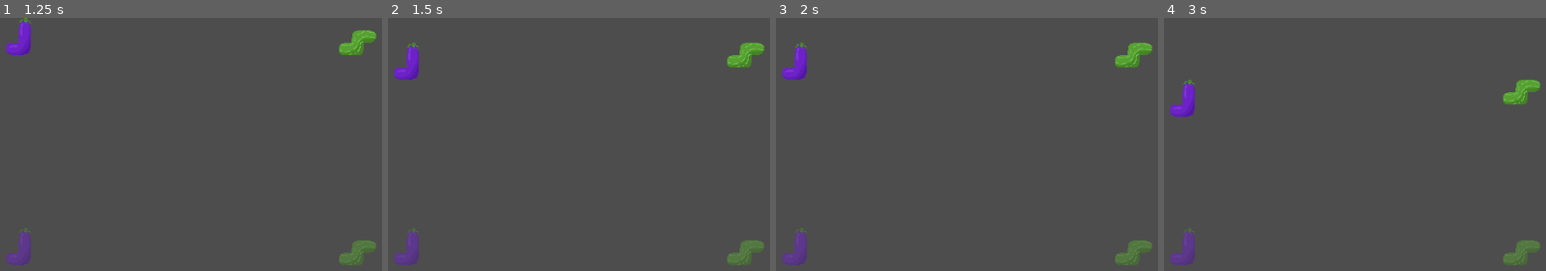
Above: before the commit, frames 1-4 (left to right).
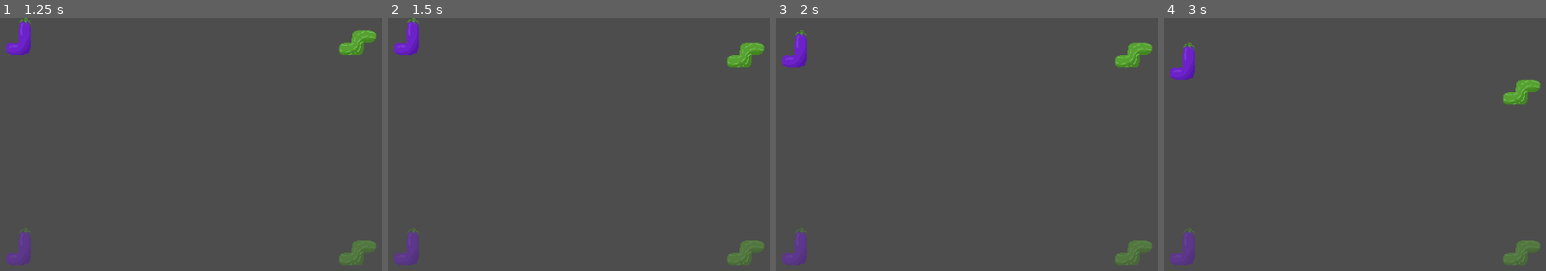
Above: after the commit, the same moments.

Repository: acubeone/Tetris
Game: Godot game, scene res://scenes/game.tscn
Same seed, same stepped clock (60 frames per second), same inputs: the game is played once before the commit and once after it. Before the commit the project starts from res://scenes/main.tscn.
Inputs:
- Up to frame 1 (1.25 s): tap Enter at 0.5 s
- Up to frame 2 (1.5 s): tap Space at 1.25 s
- Up to frame 3 (2 s): no input
- Up to frame 4 (3 s): tap Enter at 2 s; tap Space at 2.75 s

Frame 1 is identical in both runs. In frame 2, 1.0% of the frame differs, in the area x 1-9%, y 0-25%; in frame 3, 0.7%; in frame 4, 1.2%, in the area x 1-9%, y 9-40%.
Error after the commit: Invalid assignment of property or key 'spawnpoint' with value of type 'Vector2i' on a base object of type 'Resource (CpuController)'. (res://scenes/game.gd:42)

Commit message:
Rename `main` scene to `game`

Diff:
--- a/scenes/board/board.gd
+++ b/scenes/board/board.gd
@@ -112,7 +112,7 @@
 	if not is_playing():
 		return
 
-	var spawn := _spawn_pos()
+	var spawn := get_spawnpoint()
 	if grid.can_place(_active_piece.cells, spawn):
 		_active_piece.pos = spawn
 		_fall_timer = 0.0
@@ -134,12 +134,20 @@
 	return piece
 
 
+func get_active_piece() -> ActivePiece:
+	return _active_piece
+
+
 func peek_next() -> Piece:
 	return _next_piece
 
 
 func peek_reserved() -> Piece:
 	return _reserved_piece
+
+
+func get_spawnpoint() -> Vector2i:
+	return Vector2i(grid.get_width() >> 1, 0) # Always in the middle
 
 
 func _step_horizontal(delta: float) -> void:
@@ -192,7 +200,7 @@
 
 func _place(piece: Piece) -> void:
 	effects.end_piece_bound() # Any new placed piece ends the piece-bounded effects
-	_active_piece = ActivePiece.new(piece, _spawn_pos())
+	_active_piece = ActivePiece.new(piece, get_spawnpoint())
 	_fall_timer = 0.0
 
 	if not grid.can_place(_active_piece.cells, _active_piece.pos):
@@ -216,10 +224,6 @@
 	gameover.emit()
 
 
-func _spawn_pos() -> Vector2i:
-	return Vector2i(grid.get_width() >> 1, 0) # Always in the middle
-
-
 func _pick_random() -> Piece:
 	var weights := PackedFloat32Array()
 	for piece in pieces:
--- /dev/null
+++ b/scenes/game.gd
@@ -0,0 +1,55 @@
+extends Node
+
+enum GameType {
+	PlayerVsPlayer = _PLAYER | (_PLAYER << 1),
+	PlayerVsCpu = _PLAYER | (_CPU << 1),
+	CpuVsCpu = _CPU | (_CPU << 1),
+}
+
+const BOARD_SCENE := preload("res://scenes/board/board.tscn")
+const _PLAYER := 1 << 0
+const _CPU := 1 << 1
+
+@export var pieces: Array[Piece]
+
+@export var game_type := GameType.PlayerVsPlayer
+
+var board_one: Board
+var board_two: Board
+
+@onready var board_one_pos: Marker2D = $BoardOne
+@onready var board_two_pos: Marker2D = $BoardTwo
+
+
+func _ready() -> void:
+	var controller_one: Controller
+	var controller_two: Controller
+
+	if (game_type & _PLAYER) != 0:
+		controller_one = PlayerController.new(PlayerController.PLAYER_ONE)
+	else:
+		controller_one = CpuController.new()
+
+	if (game_type & (_PLAYER << 1)) != 0:
+		controller_two = PlayerController.new(PlayerController.PLAYER_TWO)
+	else:
+		controller_two = CpuController.new()
+
+	board_one = _make_board(controller_one, board_one_pos.position)
+	board_two = _make_board(controller_two, board_two_pos.position)
+
+	if is_instance_of(controller_one, CpuController):
+		controller_one.spawnpoint = board_one.get_spawnpoint()
+		controller_one.difficulty = 1.0 # TODO: Add difficulty selection
+	if is_instance_of(controller_two, CpuController):
+		controller_two.spawnpoint = board_two.get_spawnpoint()
+		controller_two.difficulty = 1.0 # TODO: Add difficulty selection
+
+
+func _make_board(controller: Controller, pos: Vector2) -> Board:
+	var board := BOARD_SCENE.instantiate() as Board
+	board.controller = controller
+	board.pieces = pieces
+	board.position = pos
+	add_child(board)
+	return board
--- /dev/null
+++ b/scenes/game.tscn
@@ -0,0 +1,25 @@
+[gd_scene format=3 uid="uid://dud4dyfasaqgw"]
+
+[ext_resource type="Script" uid="uid://dkquq271skqo" path="res://scenes/game.gd" id="1_kvpfn"]
+[ext_resource type="Script" uid="uid://bichd7y6wa3i4" path="res://scripts/board/piece.gd" id="2_dinhu"]
+[ext_resource type="Resource" uid="uid://diuyw2pehiugf" path="res://assets/pieces/banana.tres" id="3_kvuet"]
+[ext_resource type="Resource" uid="uid://dni0ujwlchn34" path="res://assets/pieces/carrot.tres" id="4_trtic"]
+[ext_resource type="Resource" uid="uid://clid8lcanvj2y" path="res://assets/pieces/cherry.tres" id="5_ir15t"]
+[ext_resource type="Resource" uid="uid://d201eenoruogq" path="res://assets/pieces/cucumber.tres" id="6_ca42v"]
+[ext_resource type="Resource" uid="uid://cgylnm0p2cv00" path="res://assets/pieces/eggplant.tres" id="7_rysoc"]
+[ext_resource type="Resource" uid="uid://b6j3sefnpo1jr" path="res://assets/pieces/mushroom.tres" id="8_ssvqc"]
+[ext_resource type="Resource" uid="uid://1okg0jmb5g56" path="res://assets/pieces/pea.tres" id="9_264po"]
+[ext_resource type="Resource" uid="uid://dfkgliod7xk7c" path="res://assets/pieces/pepper.tres" id="10_1kice"]
+[ext_resource type="Resource" uid="uid://bhgb2mthi127r" path="res://assets/pieces/tomato.tres" id="11_5newe"]
+
+[node name="Game" type="Node" unique_id=205280607]
+script = ExtResource("1_kvpfn")
+pieces = Array[ExtResource("2_dinhu")]([ExtResource("3_kvuet"), ExtResource("4_trtic"), ExtResource("5_ir15t"), ExtResource("6_ca42v"), ExtResource("7_rysoc"), ExtResource("8_ssvqc"), ExtResource("9_264po"), ExtResource("10_1kice"), ExtResource("11_5newe")])
+game_type = 6
+
+[node name="BoardOne" type="Marker2D" parent="." unique_id=1262909597]
+gizmo_extents = 48.0
+
+[node name="BoardTwo" type="Marker2D" parent="." unique_id=1252635933]
+position = Vector2(448, 0)
+gizmo_extents = 48.0
--- a/scenes/main.gd
+++ /dev/null
@@ -1,31 +0,0 @@
-extends Node
-
-const BOARD_SCENE := preload("res://scenes/board/board.tscn")
-
-@export var pieces: Array[Piece]
-
-var board_one: Board
-var board_two: Board
-
-@onready var board_one_pos: Marker2D = $BoardOne
-@onready var board_two_pos: Marker2D = $BoardTwo
-
-
-func _ready() -> void:
-	board_one = _make_board(
-		Board.make_controller(Board.PlayerKind.PLAYER_ONE),
-		board_one_pos.position,
-	)
-	board_two = _make_board(
-		Board.make_controller(Board.PlayerKind.PLAYER_TWO),
-		board_two_pos.position,
-	)
-
-
-func _make_board(controller: Controller, pos: Vector2) -> Board:
-	var board := BOARD_SCENE.instantiate() as Board
-	board.controller = controller
-	board.pieces = pieces
-	board.position = pos
-	add_child(board)
-	return board
--- a/scenes/main.tscn
+++ /dev/null
@@ -1,24 +0,0 @@
-[gd_scene format=3 uid="uid://dud4dyfasaqgw"]
-
-[ext_resource type="Script" uid="uid://dkquq271skqo" path="res://scenes/main.gd" id="1_o5qli"]
-[ext_resource type="Script" uid="uid://bichd7y6wa3i4" path="res://scripts/board/piece.gd" id="2_0wfyh"]
-[ext_resource type="Resource" uid="uid://diuyw2pehiugf" path="res://assets/pieces/banana.tres" id="3_ya4ey"]
-[ext_resource type="Resource" uid="uid://dni0ujwlchn34" path="res://assets/pieces/carrot.tres" id="4_eb6dy"]
-[ext_resource type="Resource" uid="uid://clid8lcanvj2y" path="res://assets/pieces/cherry.tres" id="5_trceg"]
-[ext_resource type="Resource" uid="uid://d201eenoruogq" path="res://assets/pieces/cucumber.tres" id="6_a8y0u"]
-[ext_resource type="Resource" uid="uid://cgylnm0p2cv00" path="res://assets/pieces/eggplant.tres" id="7_jkv2x"]
-[ext_resource type="Resource" uid="uid://b6j3sefnpo1jr" path="res://assets/pieces/mushroom.tres" id="8_jbj1t"]
-[ext_resource type="Resource" uid="uid://1okg0jmb5g56" path="res://assets/pieces/pea.tres" id="9_muem4"]
-[ext_resource type="Resource" uid="uid://dfkgliod7xk7c" path="res://assets/pieces/pepper.tres" id="10_dp3eg"]
-[ext_resource type="Resource" uid="uid://bhgb2mthi127r" path="res://assets/pieces/tomato.tres" id="11_0ld40"]
-
-[node name="Main" type="Node" unique_id=205280607]
-script = ExtResource("1_o5qli")
-pieces = Array[ExtResource("2_0wfyh")]([ExtResource("3_ya4ey"), ExtResource("4_eb6dy"), ExtResource("5_trceg"), ExtResource("6_a8y0u"), ExtResource("7_jkv2x"), ExtResource("8_jbj1t"), ExtResource("9_muem4"), ExtResource("10_dp3eg"), ExtResource("11_0ld40")])
-
-[node name="BoardOne" type="Marker2D" parent="." unique_id=1262909597]
-gizmo_extents = 48.0
-
-[node name="BoardTwo" type="Marker2D" parent="." unique_id=1252635933]
-position = Vector2(448, 0)
-gizmo_extents = 48.0
Renamed: scenes/main.gd.uid -> scenes/game.gd.uid
